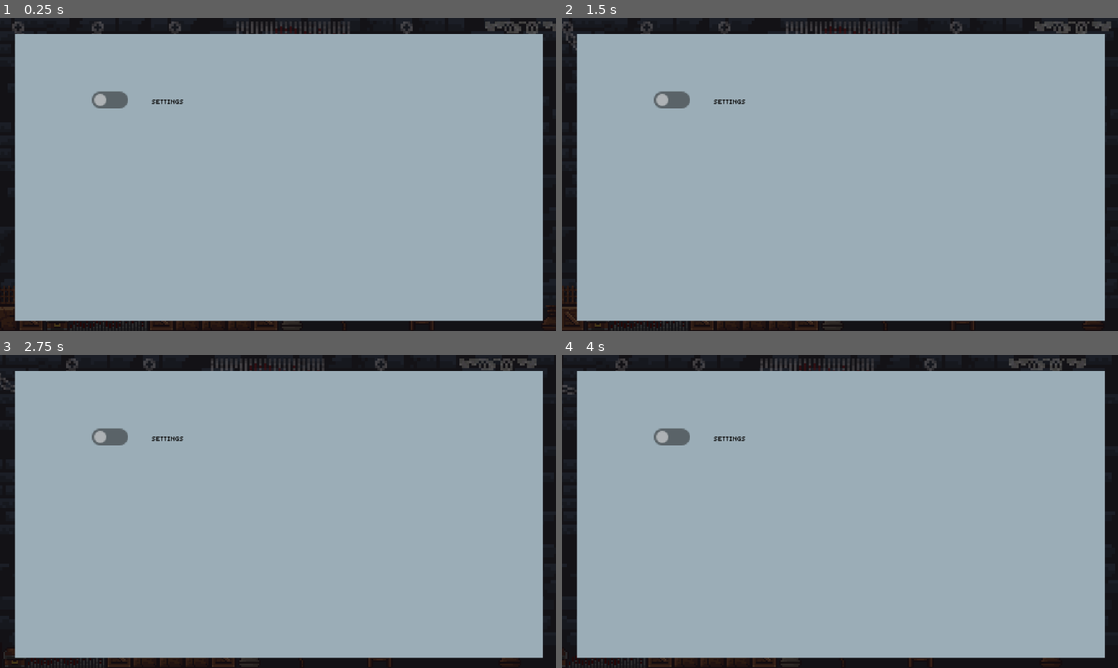
Above: before the commit, frames 1-4 (two rows, left to right).
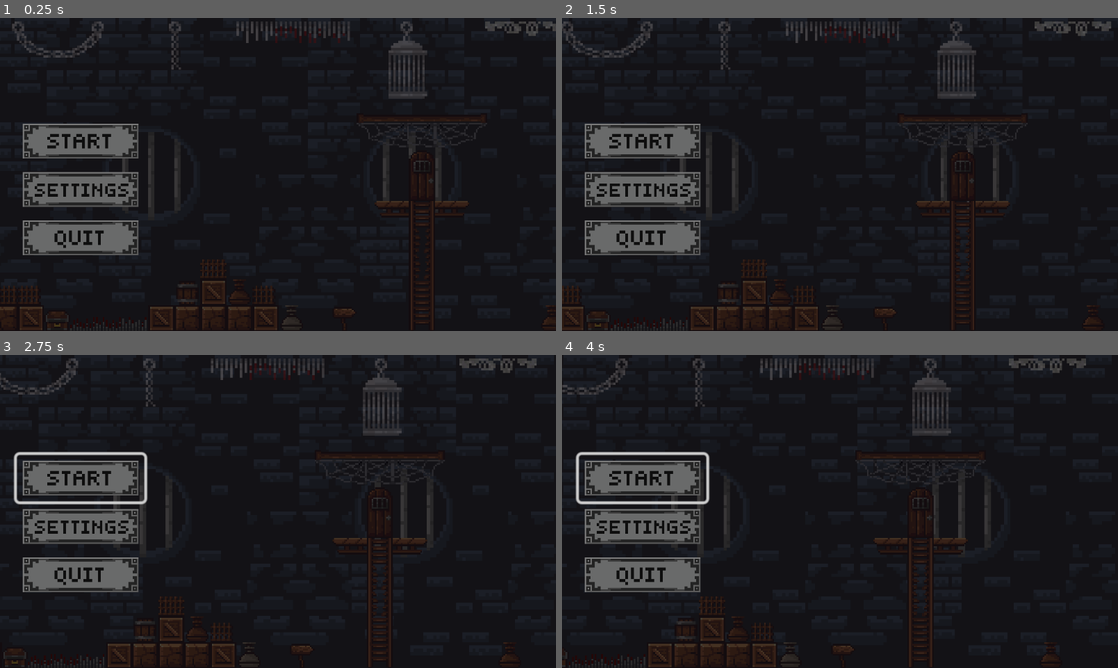
Above: after the commit, the same moments.

Repository: Nikmorking/Just-get-start
Game: Godot game, scene res://Main.tscn
Two runs of this game, one before a commit and one after it. Both use one fixed random seed, a clock stepped at 60 frames per second and the inputs below. Before the commit the project starts from res://menu/Menu.tscn.
Inputs (mouse positions are in pixels of both pictures, inside the frame that each line leads up to):
- Up to frame 1 (0.25 s): no input
- Up to frame 2 (1.5 s): click (639, 190) at 0.5 s, where only the run after the commit has a clickable "Settings"; click (1029, 296) at 1.25 s, where only the run after the commit has a clickable "Back"
- Up to frame 3 (2.75 s): click (77, 477) at 2 s, where only the run after the commit has a clickable "Start"
- Up to frame 4 (4 s): click (639, 477) at 2.75 s, where only the run after the commit has a clickable "Start"; tap Enter (ui_accept) at 3.5, 3.77 s; hold Right (ui_right) from 3.53 s (still down)

The runs differ from the first frame. In frame 1, 87% of the frame differs, in the area x 2-98%, y 5-97%; in frame 2, 87%; in frame 3, 87%; in frame 4, 87%.

Commit message:
2 day

Diff:
--- a/Just Get Started/Main.tscn
+++ b/Just Get Started/Main.tscn
@@ -1,3 +1,11 @@
-[gd_scene format=3 uid="uid://cpy8vyqtmequ8"]
+[gd_scene load_steps=2 format=3 uid="uid://cpy8vyqtmequ8"]
+
+[ext_resource type="PackedScene" uid="uid://c032dqi0ll2eh" path="res://menu/Menu.tscn" id="1_1x2lk"]
 
 [node name="Main" type="Node2D"]
+
+[node name="Menu" parent="." instance=ExtResource("1_1x2lk")]
+offset_left = 0.0
+offset_top = 0.0
+offset_right = 0.0
+offset_bottom = 0.0
--- a/Just Get Started/menu/Menu.gd
+++ b/Just Get Started/menu/Menu.gd
@@ -25,3 +25,9 @@
 func _on_quit():
 	get_tree().quit()
 	pass # Replace with function body.
+
+
+func _on_back():
+	$Settings.hide()
+	$G_menu.show()
+	pass # Replace with function body.
--- a/Just Get Started/menu/Menu.tscn
+++ b/Just Get Started/menu/Menu.tscn
@@ -10,6 +10,10 @@
 [sub_resource type="LabelSettings" id="LabelSettings_fpwas"]
 font = ExtResource("5_pagdp")
 font_size = 20
+
+[sub_resource type="LabelSettings" id="LabelSettings_4e7td"]
+font = ExtResource("5_pagdp")
+font_size = 64
 
 [node name="Menu" type="Control"]
 layout_mode = 3
@@ -68,7 +72,6 @@
 layer_0/tile_data = PackedInt32Array(524278, 655361, 10, 524279, 655361, 9, 458743, 655361, 12, 458744, 655361, 10, 458 …(754 unchanged characters)…
 
 [node name="G_menu" type="Control" parent="."]
-visible = false
 anchors_preset = 0
 offset_right = 40.0
 offset_bottom = 40.0
@@ -155,6 +158,7 @@
 vertical_alignment = 1
 
 [node name="Settings" type="Control" parent="."]
+visible = false
 anchors_preset = 0
 offset_right = 1149.0
 offset_bottom = 660.0
@@ -179,14 +183,40 @@
 anchors_preset = 15
 anchor_right = 1.0
 anchor_bottom = 1.0
-offset_left = 294.0
-offset_top = 154.0
-offset_right = -733.0
-offset_bottom = -456.0
+offset_left = 251.0
+offset_top = 144.0
+offset_right = -660.0
+offset_bottom = -452.0
 grow_horizontal = 2
 grow_vertical = 2
 scale = Vector2(0.9, 0.9)
-text = "Settings"
+text = "Music
+"
+label_settings = SubResource("LabelSettings_4e7td")
+horizontal_alignment = 1
+vertical_alignment = 1
+
+[node name="back" type="Button" parent="Settings"]
+texture_filter = 1
+offset_left = 834.0
+offset_top = 531.0
+offset_right = 922.0
+offset_bottom = 563.0
+scale = Vector2(3, 3)
+icon = ExtResource("3_yvft0")
+flat = true
+
+[node name="Label" type="Label" parent="Settings/back"]
+modulate = Color(0.0562916, 0.0562916, 0.0562916, 1)
+layout_mode = 1
+anchors_preset = 15
+anchor_right = 1.0
+anchor_bottom = 1.0
+offset_left = 0.333333
+offset_right = 0.333336
+grow_horizontal = 2
+grow_vertical = 2
+text = "Back"
 label_settings = SubResource("LabelSettings_fpwas")
 horizontal_alignment = 1
 vertical_alignment = 1
@@ -194,3 +224,4 @@
 [connection signal="button_down" from="G_menu/Quit" to="." method="_on_quit"]
 [connection signal="button_down" from="G_menu/Settings" to="." method="_on_settings"]
 [connection signal="button_down" from="G_menu/Start" to="." method="_on_start"]
+[connection signal="button_down" from="Settings/back" to="." method="_on_back"]
--- a/Just Get Started/project.godot
+++ b/Just Get Started/project.godot
@@ -11,7 +11,7 @@
 [application]
 
 config/name="Just Get Started"
-run/main_scene="res://menu/Menu.tscn"
+run/main_scene="res://Main.tscn"
 config/features=PackedStringArray("4.2", "GL Compatibility")
 config/icon="res://icon.svg"
 
Not shown: 1 places in Just Get Started/menu/Menu.tscn that only renumber resources
